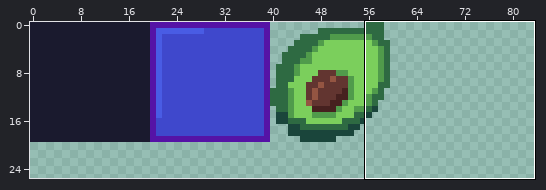
Edited in one commit: sprite sheet (levels/tileset.png). Above, an overview of the earlier version with the close-up marked.
Close-up. Before:
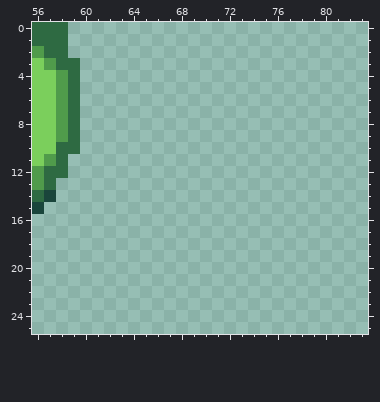
The file is 200x200 pixels. Shown: x 56..83, y 0..25. The wide view leaves out empty margins.
Once edited:
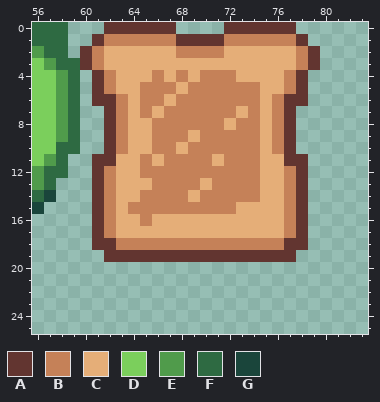
Palette (. is transparent): A #623530  B #c58158  C #e5ae78  D #7bcf5c  E #509b4b  F #2e6a42  G #1a453b
Change:
Changed rows in their new state; - is an unchanged pixel.
first column x 60:
 0 --AAAAAA----AAAAAA--
 1 -ABBBBBBAAAABBBBBBA-
 2 ABCCCCCCBBBBCCCCCCBA
 3 ABCCCCCCCCCCCCCCCCBA
 4 -ABCCCBCBCBBBCCCCBA-
 5 -ABCCBBBCBBBBBBCCBA-
 6 -AABCBBCBBBBBBBCBAA-
 7 --ABCBCBBBBBBCBCBA--
 8 --ABCCBBBBBBCBBCBA--
 9 --ABCCBBBCBBBBBCBA--
10 --ABCCBBCBBBBBBCBA--
11 -AACCBCBBBBCBBBCCAA-
12 -ABCCBBBBBBBBBBCCBA-
13 -ABCCCBBBBCBBBBCCBA-
14 -ABCCBBBBCBBBBBCCBA-
15 -ABCBBBBBBBBBCCCCBA-
16 -ABCCBCCCCCCCCCCCBA-
17 -ABCCCCCCCCCCCCCCBA-
18 -AABBBBBBBBBBBBBBAA-
19 --AAAAAAAAAAAAAAAA--
Where, in picture pixels (left, top, right, bottom), the same in both close-ups:
added: (80, 22, 320, 262)
